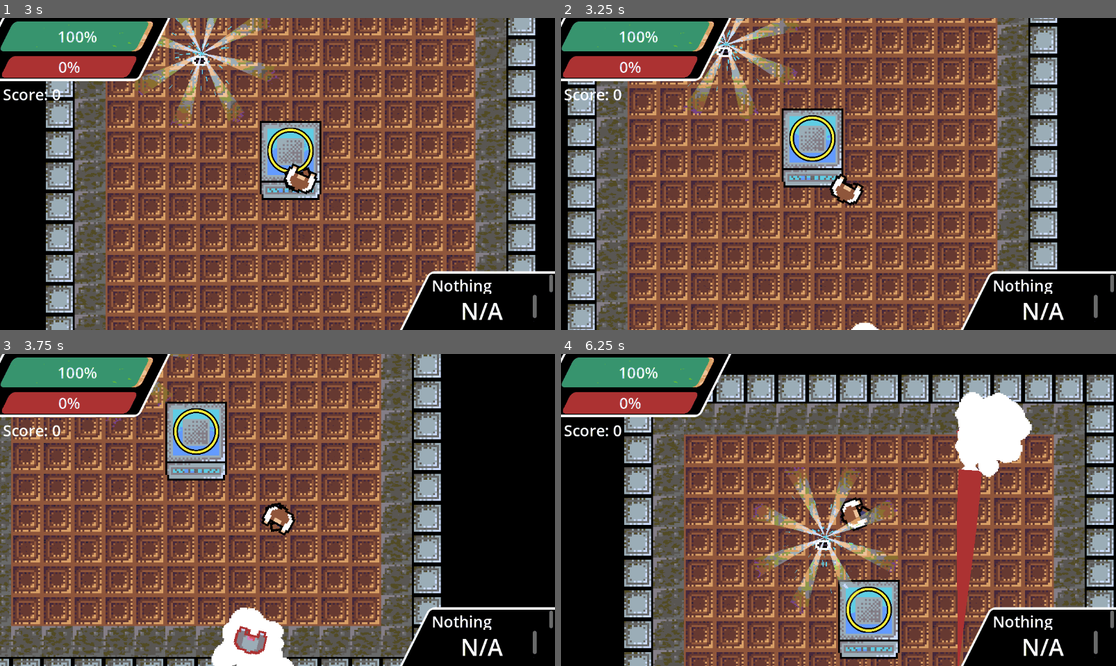
Above: before the commit, frames 1-4 (two rows, left to right).
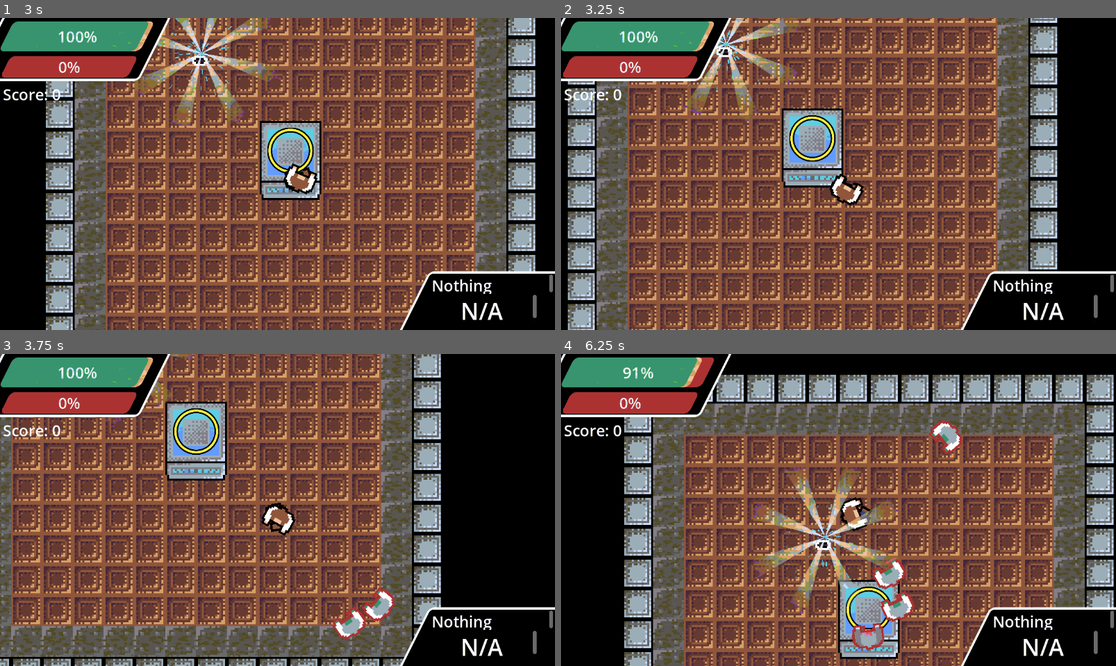
Above: after the commit, the same moments.

Repository: DriftWare07/gdod-jam-25
Game: Godot game, scene res://scenes/menu.tscn
Two runs of this game, one before a commit and one after it. Both use one fixed random seed, a clock stepped at 60 frames per second and the inputs below. Sound files missing from this copy of the repository are replaced by a short silence.
Inputs (mouse positions are in pixels of both pictures, inside the frame that each line leads up to):
- Up to frame 1 (3 s): click "Play" at 0.5 s; move the mouse to (399, 158) at 1.27 s; press the mouse at (399, 158) at 1.28 s; hold D (right) 1.28-2.03 s; move the mouse to (166, 189) at 2.02 s; release the mouse at (166, 189) at 2.03 s; hold S (down) 2.03-2.78 s; click (166, 189) at 2.1 s; move the mouse to (333, 105) at 2.77 s; press the mouse at (333, 105) at 2.78 s; hold D (right) from 2.78 s (still down)
- Up to frame 2 (3.25 s): keep holding D (right)
- Up to frame 3 (3.75 s): move the mouse to (249, 572) at 3.52 s; release D (right) at 3.53 s; release the mouse at (249, 572) at 3.53 s; hold W (up) from 3.53 s (still down); click (249, 572) at 3.6 s
- Up to frame 4 (6.25 s): move the mouse to (1005, 556) at 4.27 s; release W (up) at 4.28 s; press the mouse at (1005, 556) at 4.28 s; hold A (left) 4.28-5.78 s; move the mouse to (672, 463) at 5.02 s; release the mouse at (672, 463) at 5.03 s; click (672, 463) at 5.1 s; move the mouse to (866, 510) at 5.77 s; press the mouse at (866, 510) at 5.78 s; hold S (down) from 5.78 s (still down)

Frame 1 is identical in both runs. In frame 2, less than 0.1% of the frame differs, in the area x 52-58%, y 97-100%; in frame 3, 2.7%; in frame 4, 6.2%, in the area x 10-85%, y 1-100%.

Commit message:
Difficulty tweaks

Diff:
--- a/gdod-jam-25/assets/weapons/dual_pistols.tres
+++ b/gdod-jam-25/assets/weapons/dual_pistols.tres
@@ -17,6 +17,7 @@
 damage = 1
 max_ammo = 34
 spread = 1.0
+bullets = 1
 muzzle_locations = Array[Vector2]([Vector2(9, 4.5), Vector2(6, -4.5)])
 bullet_instance = ExtResource("1_qvcro")
 sound = SubResource("AudioStreamRandomizer_tlpwv")
--- a/gdod-jam-25/assets/weapons/grenade.tscn
+++ b/gdod-jam-25/assets/weapons/grenade.tscn
@@ -2,6 +2,33 @@
 
 [ext_resource type="Script" uid="uid://yocg7pcwe8r4" path="res://scripts/linetrail.gd" id="1_hs06j"]
 [ext_resource type="Script" uid="uid://dqhqqnj3acgqu" path="res://assets/weapons/grenade.gd" id="1_qv6bv"]
+
+[sub_resource type="Animation" id="Animation_hs06j"]
+length = 0.001
+tracks/0/type = "value"
+tracks/0/imported = false
+tracks/0/enabled = true
+tracks/0/path = NodePath("flash:color")
+tracks/0/interp = 1
+tracks/0/loop_wrap = true
+tracks/0/keys = {
+"times": PackedFloat32Array(0),
+"transitions": PackedFloat32Array(1),
+"update": 0,
+"values": [Color(1, 1, 1, 1)]
+}
+tracks/1/type = "value"
+tracks/1/imported = false
+tracks/1/enabled = true
+tracks/1/path = NodePath("line_trail:default_color")
+tracks/1/interp = 1
+tracks/1/loop_wrap = true
+tracks/1/keys = {
+"times": PackedFloat32Array(0),
+"transitions": PackedFloat32Array(1),
+"update": 0,
+"values": [Color(1, 1, 1, 1)]
+}
 
 [sub_resource type="Animation" id="Animation_0msge"]
 resource_name = "flash"
@@ -30,33 +57,6 @@
 "transitions": PackedFloat32Array(1, 1),
 "update": 0,
 "values": [Color(1, 0, 0, 1), Color(1, 1, 1, 1)]
-}
-
-[sub_resource type="Animation" id="Animation_hs06j"]
-length = 0.001
-tracks/0/type = "value"
-tracks/0/imported = false
-tracks/0/enabled = true
-tracks/0/path = NodePath("flash:color")
-tracks/0/interp = 1
-tracks/0/loop_wrap = true
-tracks/0/keys = {
-"times": PackedFloat32Array(0),
-"transitions": PackedFloat32Array(1),
-"update": 0,
-"values": [Color(1, 1, 1, 1)]
-}
-tracks/1/type = "value"
-tracks/1/imported = false
-tracks/1/enabled = true
-tracks/1/path = NodePath("line_trail:default_color")
-tracks/1/interp = 1
-tracks/1/loop_wrap = true
-tracks/1/keys = {
-"times": PackedFloat32Array(0),
-"transitions": PackedFloat32Array(1),
-"update": 0,
-"values": [Color(1, 1, 1, 1)]
 }
 
 [sub_resource type="AnimationLibrary" id="AnimationLibrary_qv6bv"]
--- a/gdod-jam-25/assets/weapons/machine_gun.tres
+++ b/gdod-jam-25/assets/weapons/machine_gun.tres
@@ -11,6 +11,8 @@
 fire_delay = 0.1
 damage = 1
 max_ammo = 30
+spread = 4.0
+bullets = 1
 muzzle_locations = Array[Vector2]([Vector2(12, 6)])
 bullet_instance = ExtResource("1_owv1l")
 sound = ExtResource("3_gtv5l")
--- a/gdod-jam-25/assets/weapons/pistol.tres
+++ b/gdod-jam-25/assets/weapons/pistol.tres
@@ -18,6 +18,7 @@
 damage = 2
 max_ammo = 17
 spread = 1.0
+bullets = 1
 muzzle_locations = Array[Vector2]([Vector2(6, 4.5)])
 bullet_instance = ExtResource("1_ovwwf")
 sound = SubResource("AudioStreamRandomizer_ghxuq")
--- a/gdod-jam-25/scenes/menu.tscn
+++ b/gdod-jam-25/scenes/menu.tscn
@@ -33,14 +33,12 @@
 
 [node name="buttons" type="Control" parent="Control"]
 layout_mode = 1
-anchor_left = 0.06
-anchor_top = 0.616
-anchor_right = 0.209
-anchor_bottom = 0.931
-offset_left = -0.120003
-offset_top = -0.16803
-offset_right = 0.231995
-offset_bottom = -0.288025
+anchor_right = 1.0
+anchor_bottom = 1.0
+offset_left = 69.0
+offset_top = 399.0
+offset_right = -911.0
+offset_bottom = -45.0
 grow_vertical = 0
 
 [node name="start" type="Button" parent="Control/buttons"]
--- a/gdod-jam-25/scenes/spawnpath.tscn
+++ b/gdod-jam-25/scenes/spawnpath.tscn
@@ -38,7 +38,7 @@
 [node name="spawner" type="PathFollow2D" parent="."]
 position = Vector2(32, 240)
 script = ExtResource("1_p700c")
-enemies = Array[PackedScene]([ExtResource("2_gsdyw"), ExtResource("2_gsdyw"), ExtResource("3_82dpr")])
+enemies = Array[PackedScene]([ExtResource("2_gsdyw"), ExtResource("2_gsdyw"), ExtResource("3_82dpr"), ExtResource("2_gsdyw")])
 
 [node name="spawntimer" type="Timer" parent="spawner"]
 wait_time = 2.5
@@ -50,6 +50,7 @@
 bus = &"sfx"
 
 [node name="blood" type="GPUParticles2D" parent="spawner"]
+visible = false
 z_index = 2
 emitting = false
 amount = 100
--- a/gdod-jam-25/scripts/spawnpath.gd
+++ b/gdod-jam-25/scripts/spawnpath.gd
@@ -9,10 +9,15 @@
 # Called every frame. 'delta' is the elapsed time since the previous frame.
 func spawn() -> void:
 
-	var e = enemies.pick_random().instantiate()
-	progress_ratio = randf_range(0,1)
+	var amount = randi_range(1,3)
+	for i in range(amount):
+		var e = enemies.pick_random().instantiate()
+		progress_ratio = randf_range(0,1)
 
-	$blood.restart()
-	$teleport.play()
-	get_parent().add_child(e)
-	e.global_position = global_position
+		$blood.restart()
+		$teleport.play()
+		get_parent().add_child(e)
+		e.global_position = global_position
+
+		$spawntimer.wait_time = 2.5 - (Global.TileMapParent.current_floor/5)
+		$spawntimer.wait_time = clamp($spawntimer.wait_time, 1.0, 5.0)
Not shown, added: gdod-jam-25/export_presets.cfg
